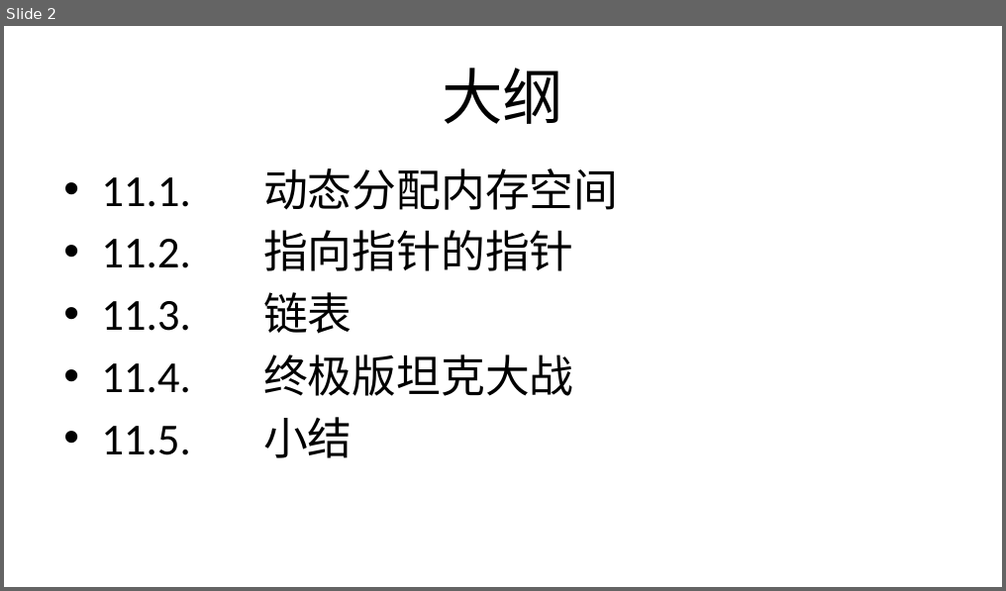
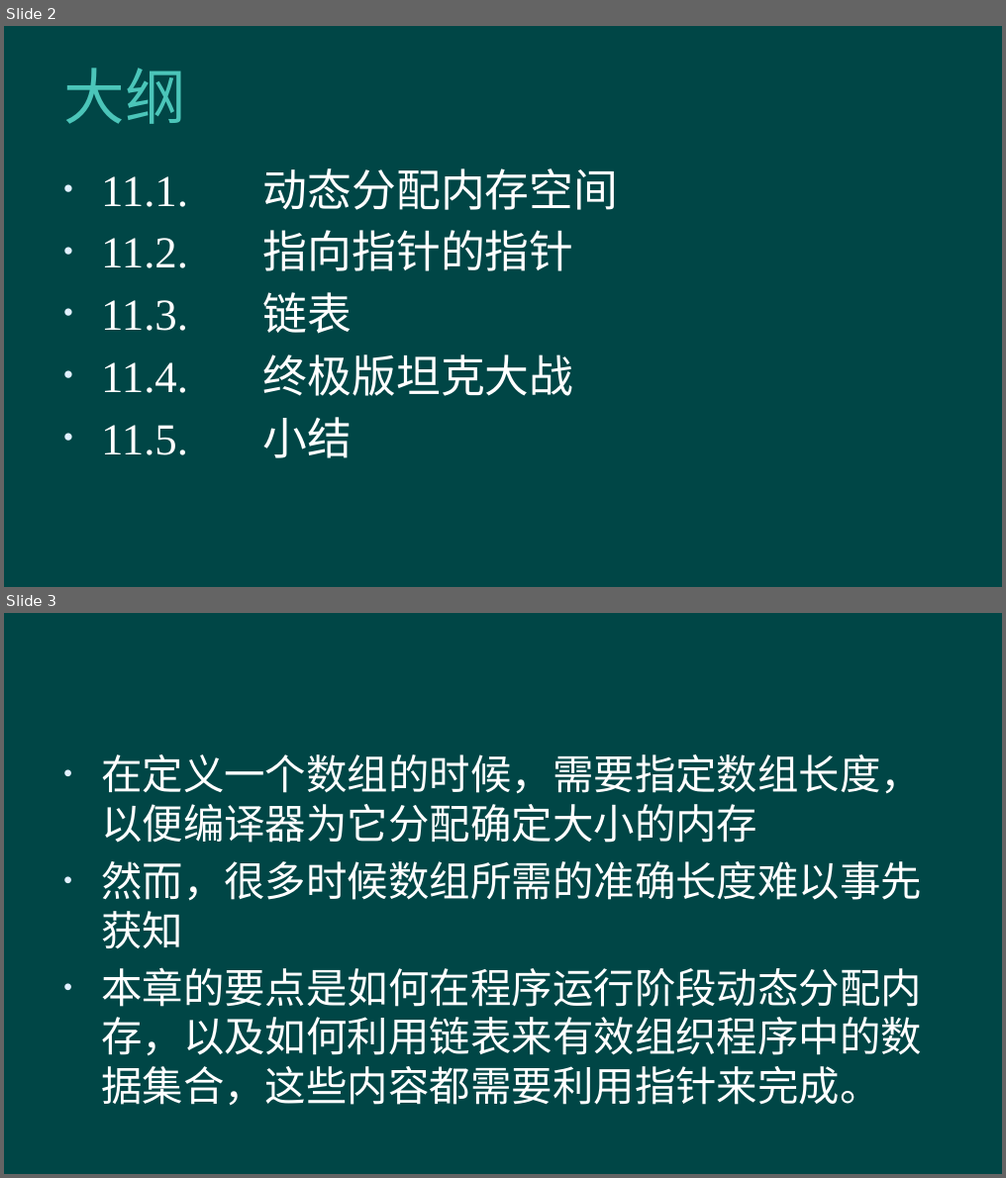
Before and after one commit to hanhonglei/Course_BasicGameProgramming, a slide deck: 第11章 指针的高级应用/第11章 指针的高级应用.pptx. Shown one above the other, each under a label of ours: slide 2 before the commit, slides 2 and 3 after it. The pictures are 1006x591 and 1006x1178 pixels, drawn with LibreOffice and Linux fonts; fonts in the diff are those of the drawing; background and template pictures are left out. Boxes give left, top, right and bottom in pixels: in the first picture for what was removed or moved away, otherwise in the second. Text is boxed around its words. In the diff, an @@ line names an element or a change of style, - is before the commit and + after.

```diff
--- a/第11章 指针的高级应用/第11章 指针的高级应用.pptx
+++ b/第11章 指针的高级应用/第11章 指针的高级应用.pptx
@@ slide 3 added at box(4, 613, 1002, 1174), background #004646 @@
@@ text added at box(101, 755, 922, 1106), 29.6 pt, text #FFFFFF @@
+• 在定义一个数组的时候，需要指定数组长度，以便编译器为它分配确定大小的内存
+• 然而，很多时候数组所需的准确长度难以事先获知
+• 本章的要点是如何在程序运行阶段动态分配内存，以及如何利用链表来有效组织程序中的数据集合，这些内容都需要利用指针来完成。
@@ slide 2 changed as well @@
@@ background #FFFFFF to #004646 @@
@@ title "大纲" at box(63, 68, 186, 124): font Calibri to Arial, text colour #000000 to #4BC5B9, letter spacing 0 to 0.5 pt; alignment centre to left @@
@@ text "11.1. 动态分配内存空间" at box(101, 169, 619, 459): font Calibri to Times New Roman, text colour #000000 to #FFFFFF @@
```
Also in this commit, not shown: 1 other slide changed, 31 other slides added.
